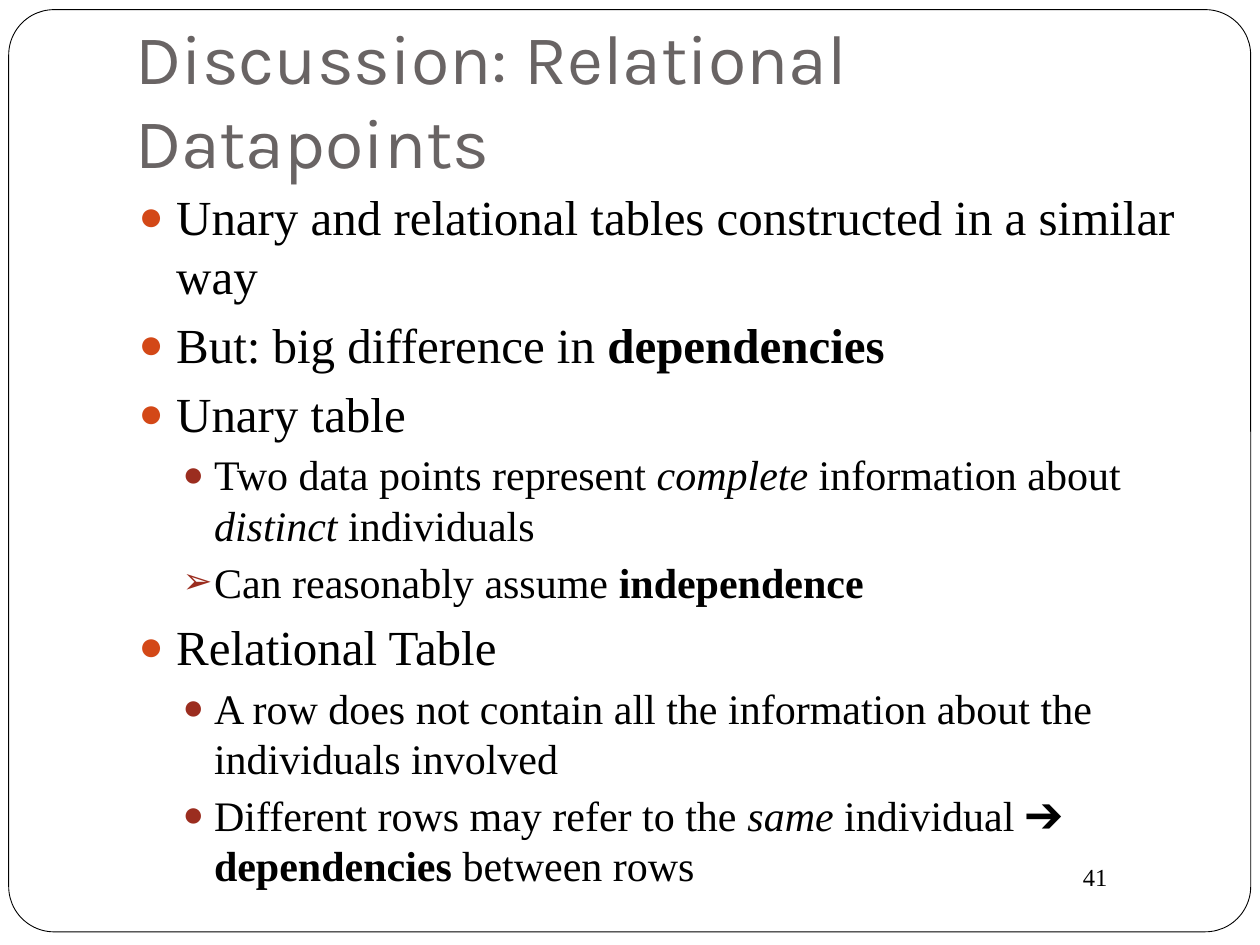
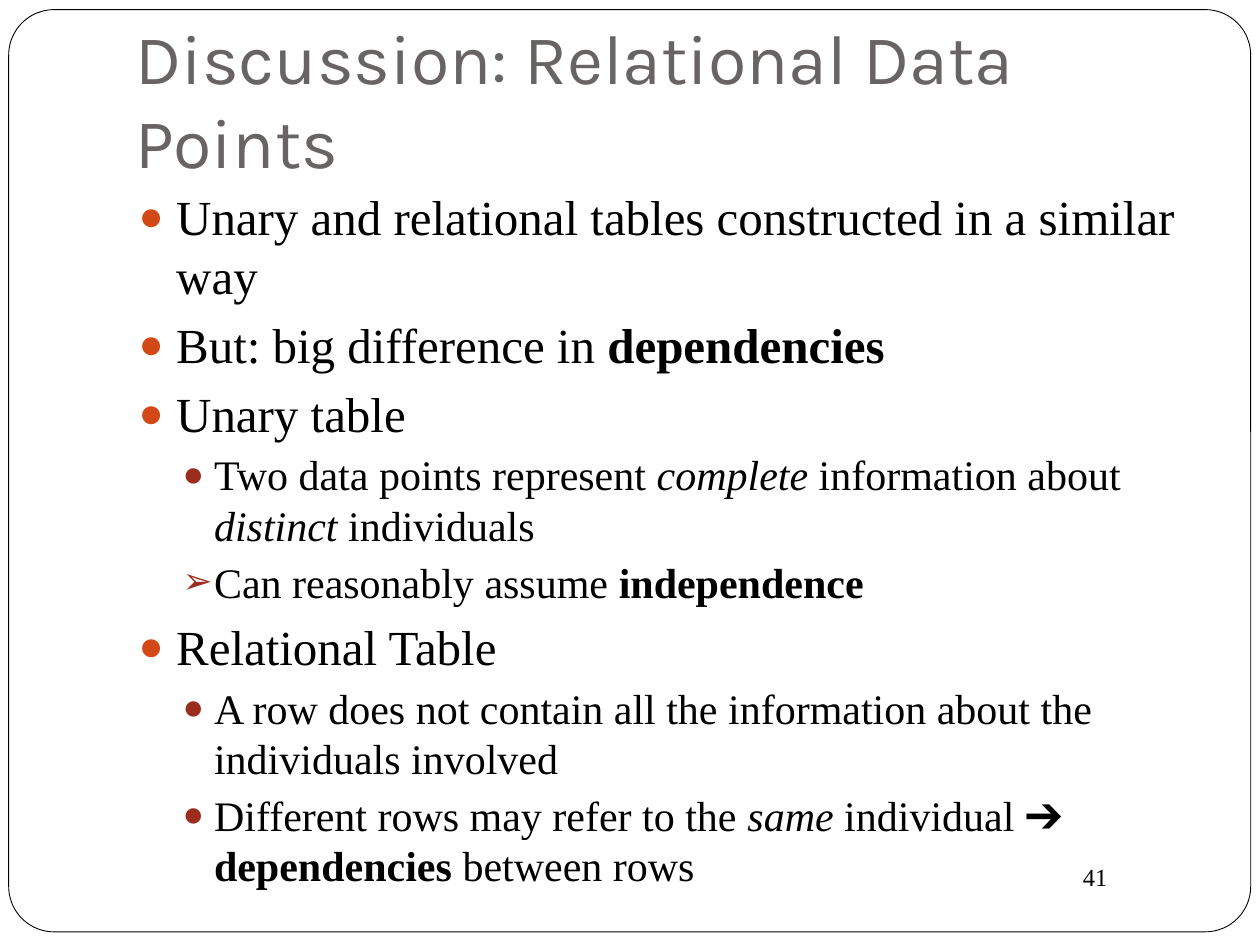
Before and after one commit to oschulte/srl-tutorial-slides, a slide deck: slide 41 of ch1-data.pptx. Drawn at 1260x945 pixels with LibreOffice and Linux fonts; fonts in the diff are those of the drawing. Boxes give left, top, right and bottom in pixels: in the first picture for what was removed or moved away, otherwise in the second. Text is boxed around its words. In the diff, an @@ line names an element or a change of style, - is before the commit and + after.

```diff
--- a/ch1-data.pptx
+++ b/ch1-data.pptx
@@ title at box(135, 36, 1014, 169): text changed @@
-Discussion: Relational Datapoints
+Discussion: Relational Data Points
```
Also in this commit, not shown: 4 other slides changed, 1 slide added, 6 other files.
